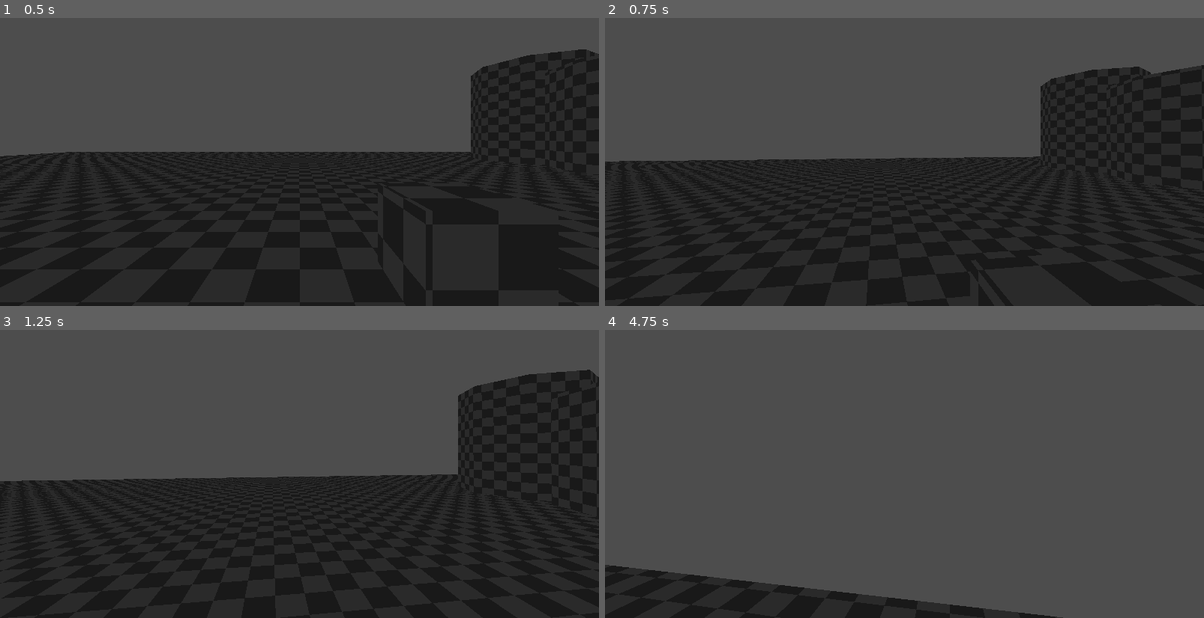
Above: before the commit, frames 1-4 (two rows, left to right).
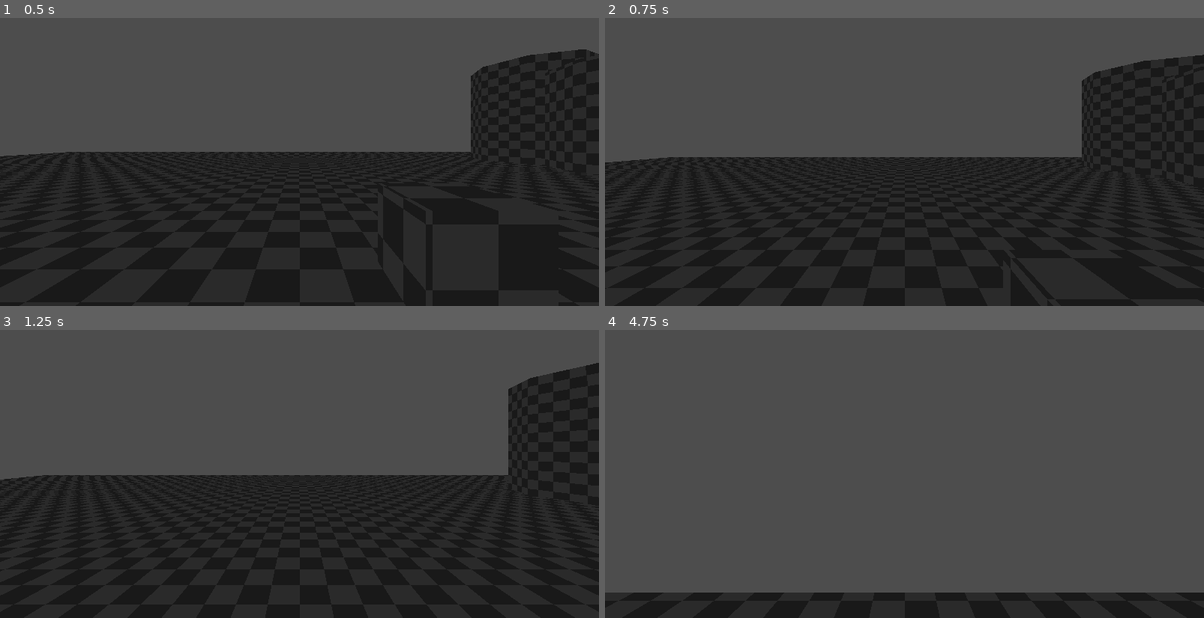
Above: after the commit, the same moments.

Repository: Octoan1/respawn26-colors
Game: Godot game, scene res://Game/main.tscn
Same seed, same stepped clock (60 frames per second), same inputs: the game is played once before the commit and once after it.
Inputs (mouse positions are in pixels of both pictures, inside the frame that each line leads up to):
- Up to frame 1 (0.5 s): no input
- Up to frame 2 (0.75 s): tap Enter at 0.5 s; move the mouse to (934, 136) at 0.52 s; hold W (player_forwards) from 0.53 s (still down); tap Space (player_jump) at 0.6 s
- Up to frame 3 (1.25 s): keep holding W (player_forwards); tap Space (player_jump) at 0.77, 1.07 s
- Up to frame 4 (4.75 s): keep holding W (player_forwards); move the mouse to (874, 450) at 1.27 s; tap Space (player_jump) at 1.35, 1.52, 1.82, 2.1, 2.85, 3.02, 3.32, 3.6, 3.77, 4.07, 4.35, 4.52 s; move the mouse to (916, 445) at 2.02 s; move the mouse to (898, 456) at 2.77 s; move the mouse to (946, 453) at 3.52 s; move the mouse to (856, 445) at 4.27 s

Frame 1 is identical in both runs. In frame 2, 2.8% of the frame differs, in the area x 0-100%, y 12-51%; in frame 3, 3.5%; in frame 4, 5.6%, in the area x 0-100%, y 81-100%.

Commit message:
Modified Player ready()

Diff:
--- a/Entities/Player/base.gd
+++ b/Entities/Player/base.gd
@@ -1,11 +1,7 @@
 extends PlayerState
-
-var coyote_timer: Timer
 
 func setup() -> void:
 	super()
-	coyote_timer = Timer.new()
-	coyote_timer.wait_time = 0.25
 	pass
 
 func enter() -> void:
@@ -18,7 +14,7 @@
 	pass
 
 func physics_update(delta: float) -> void:
-	if Input.is_action_just_pressed("player_jump") and coyote_timer.is_stopped():
+	if Input.is_action_just_pressed("player_jump") and player.is_on_floor():
 		Transitioned.emit(self, "JUMP")
 
 	if not player.is_on_floor():
--- a/Entities/Player/player.gd
+++ b/Entities/Player/player.gd
@@ -3,13 +3,16 @@
 
 @export var speed:float = 5.0
 @export var jump_velocity:float = 4.5
-@export var acceleration:float = 50.0
+@export var acceleration:float = 25.0
 @export var mouse_sensitivity:float = 0.002
 
 @onready var head:Node3D = $Head
 
+var coyote_timer: Timer
+
 func _ready() -> void:
-	Input.mouse_mode = Input.MOUSE_MODE_CAPTURED
+	coyote_timer = Timer.new()
+	coyote_timer.wait_time = 0.25
 
 func _unhandled_input(event: InputEvent) -> void:
 	# recapture mouse
@@ -26,25 +29,3 @@
 		rotate_y(-event.relative.x * mouse_sensitivity)
 		head.rotate_x(-event.relative.y * mouse_sensitivity)
 		head.rotation.x = clamp(head.rotation.x, deg_to_rad(-89), deg_to_rad(89))
-
-#func _physics_process(delta: float) -> void:
-	## Add the gravity.
-	#if not is_on_floor():
-		#velocity += get_gravity() * delta
-#
-	## Handle jump.
-	#if Input.is_action_just_pressed("player_jump") and is_on_floor():
-		#velocity.y = jump_velocity
-#
-	## Get the input direction and handle the movement/deceleration.
-	## As good practice, you should replace UI actions with custom gameplay actions.
-	#var input_dir := Input.get_vector("player_left", "player_right", "player_forwards", "player_backwards")
-	#var direction := (transform.basis * Vector3(input_dir.x, 0, input_dir.y)).normalized()
-	#if direction:
-		#velocity.x = move_toward(velocity.x, direction.x * speed, acceleration * delta)
-		#velocity.z = move_toward(velocity.z, direction.z * speed, acceleration * delta)
-	#else:
-		#velocity.x = move_toward(velocity.x, 0, acceleration * delta)
-		#velocity.z = move_toward(velocity.z, 0, acceleration * delta)
-#
-	#move_and_slide()
